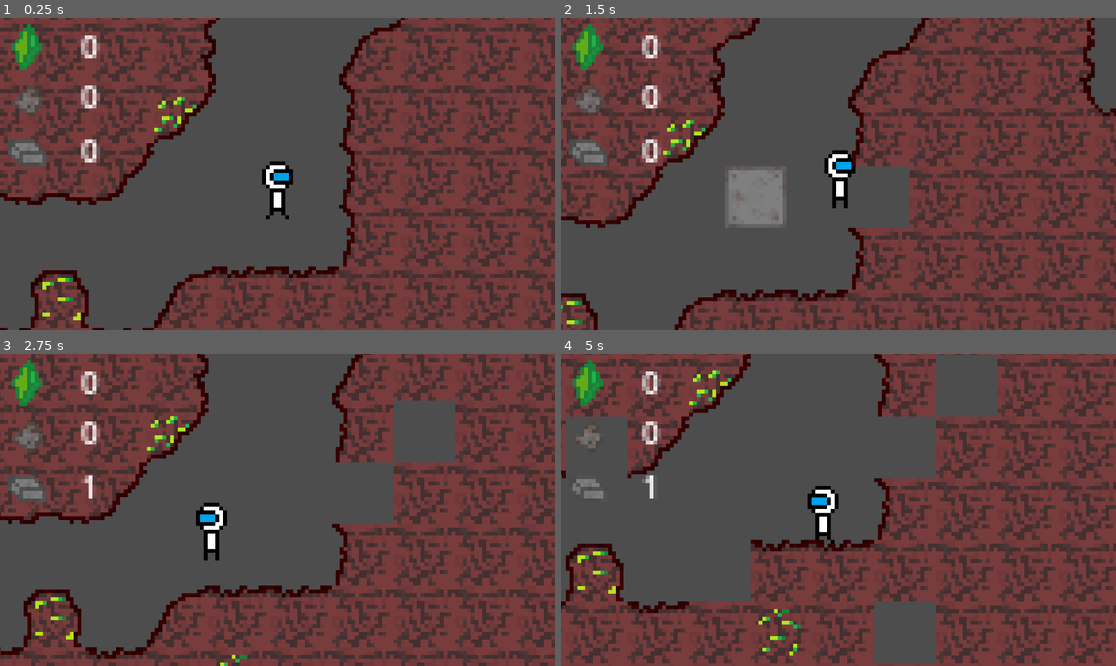
Above: before the commit, frames 1-4 (two rows, left to right).
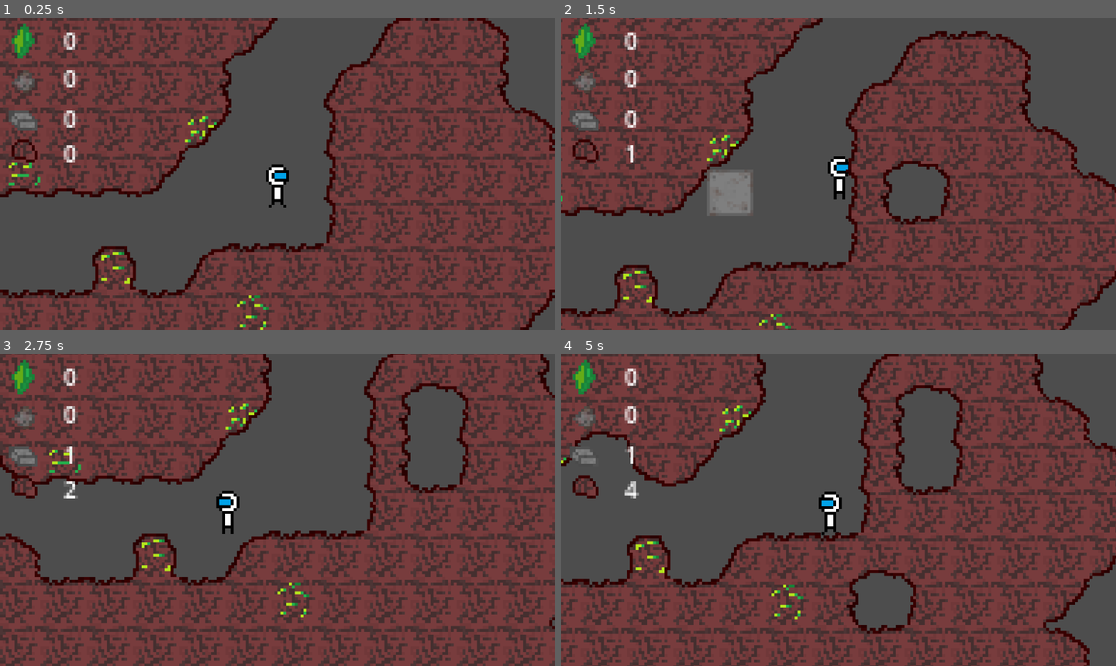
Above: after the commit, the same moments.

Repository: LukyXspacE/gamejam-campfire-prague
Game: Godot game, scene res://Tscenes/main.tscn
Same seed, same stepped clock (60 frames per second), same inputs: the game is played once before the commit and once after it.
Inputs (mouse positions are in pixels of both pictures, inside the frame that each line leads up to):
- Up to frame 1 (0.25 s): no input
- Up to frame 2 (1.5 s): move the mouse to (960, 158) at 0.52 s; hold Right mouse button (Mine) 0.53-1.28 s; hold D (Right) from 0.53 s (still down); tap Space (Jump) at 0.77 s; move the mouse to (727, 189) at 1.27 s; click (727, 189) at 1.35 s
- Up to frame 3 (2.75 s): tap Space (Jump) at 1.52 s; right-click (166, 525) at 1.55 s; move the mouse to (333, 441) at 2.02 s; release D (Right) at 2.03 s; hold A (Left) from 2.03 s (still down); hold Right mouse button (Mine) from 2.03 s (still down)
- Up to frame 4 (5 s): move the mouse to (810, 572) at 2.77 s; release A (Left) at 2.78 s; release Right mouse button (Mine) at 2.78 s; hold D (Right) 2.78-4.28 s; right-click (810, 572) at 2.85 s; tap Space (Jump) at 3.02, 3.77, 4.52 s; move the mouse to (1005, 556) at 3.52 s; press the mouse at (1005, 556) at 3.53 s; right-click (1005, 556) at 3.8 s; move the mouse to (672, 463) at 4.27 s; release the mouse at (672, 463) at 4.28 s; hold A (Left) from 4.28 s (still down); right-click (672, 463) at 4.35 s

The runs differ from the first frame. In frame 1, 44% of the frame differs, in the area x 0-100%, y 0-100%; in frame 2, 47%; in frame 3, 49%; in frame 4, 47%.

Commit message:
Added stone rounding when broen near

Diff:
--- a/Scrpits/inventory.gd
+++ b/Scrpits/inventory.gd
@@ -1,17 +1,22 @@
 extends Node2D
 
 @onready var cam = %Cam
-const OFFSET = Vector2(-73, -41)
+const OFFSET = Vector2(-96, -54)
 
 @onready var uranTxt = $LabelUran
 @onready var ironTxt = $LabelIronCoocke
 @onready var ironRawTxt = $LabeIronRaw
+@onready var rockTxt = $LabelRock
 
 var uranium = 0
 var ironRaw = 0
 var iron = 0
+var rock = 0
 
 func addResource(id):
+	if id == 0:
+		rock += 1
+		rockTxt.text = str(rock)
 	if id == 1:
 		iron += 1
 		ironTxt.text = str(iron)
--- a/Scrpits/map.gd
+++ b/Scrpits/map.gd
@@ -2,6 +2,77 @@
 
 @onready var player = %Player
 @onready var ray = player.get_node("RayCast2D")
+
+func updateBlocks(pos):
+	var upBlockCord = Vector2(pos.x +1, pos.y)
+	var downBlockCord = Vector2(pos.x -1, pos.y)
+	var leftBlockCord = Vector2(pos.x, pos.y -1)
+	var rightBlockCord = Vector2(pos.x, pos.y +1)
+
+	var list = [upBlockCord, downBlockCord, leftBlockCord, rightBlockCord]
+
+	var i = 0
+	while i < 4:
+		var sidesFull = [false, false, false, false]
+
+		var upCord = Vector2(list[i].x, list[i].y -1)
+		var downCord = Vector2(list[i].x, list[i].y +1)
+		var leftCord = Vector2(list[i].x -1, list[i].y)
+		var rightCord = Vector2(list[i].x +1, list[i].y)
+
+		if get_cell_source_id(upCord) != -1:
+			sidesFull[0] = true
+		if get_cell_source_id(downCord) != -1:
+			sidesFull[1] = true
+		if get_cell_source_id(leftCord) != -1:
+			sidesFull[2] = true
+		if get_cell_source_id(rightCord) != -1:
+			sidesFull[3] = true
+
+		var layer = get_cell_source_id(list[i])
+
+		if layer != 1:
+
+			if sidesFull == [false, false, false, false] :
+				set_cell(list[i], layer, Vector2i(0, 3))
+
+			if sidesFull == [true, false, false, false]:
+				set_cell(list[i], layer, Vector2i(3, 0))
+			if sidesFull == [false, true, false, false]:
+				set_cell(list[i], layer, Vector2i(3, 3))
+			if sidesFull == [false, false, true, false]:
+				set_cell(list[i], layer, Vector2i(3, 2))
+			if sidesFull == [false, false, false, true]:
+				set_cell(list[i], layer, Vector2i(3, 1))
+
+			if sidesFull == [true, true, false, false]:
+				set_cell(list[i], layer, Vector2i(1, 3))
+			if sidesFull == [true, false, true, false]:
+				set_cell(list[i], layer, Vector2i(2, 2))
+			if sidesFull == [true, false, false, true]:
+				set_cell(list[i], layer, Vector2i(0, 2))
+
+			if sidesFull == [false, true, true, false]:
+				set_cell(list[i], layer, Vector2i(2, 0))
+			if sidesFull == [false, true, false, true]:
+				set_cell(list[i], layer, Vector2i(0, 0))
+
+			if sidesFull == [true, true, true, false]:
+				set_cell(list[i], layer, Vector2i(2, 1))
+			if sidesFull == [true, true, false, true]:
+				set_cell(list[i], layer, Vector2i(0, 1))
+
+			if sidesFull == [true, false, true, true]:
+				set_cell(list[i], layer, Vector2i(1, 2))
+			if sidesFull == [false, true, true, true]:
+				set_cell(list[i], layer, Vector2i(1, 0))
+
+			if sidesFull == [false, false, true, true]:
+				set_cell(list[i], layer, Vector2i(2, 3))
+			if sidesFull == [true, true, true, true]:
+				set_cell(list[i], layer, Vector2i(1, 1))
+
+		i += 1
 
 func _input(event: InputEvent) -> void:
 
@@ -13,6 +84,8 @@
 		player.addResource(data)
 
 		erase_cell(cell)
+		if get_cell_source_id(cell) != 1:
+			updateBlocks(cell)
 
 	if event.is_action_pressed("Build"):
 		var mouse_pos = get_local_mouse_position()
--- a/Tscenes/inventory.tscn
+++ b/Tscenes/inventory.tscn
@@ -4,6 +4,7 @@
 [ext_resource type="Texture2D" uid="uid://cyhl25r8pqal6" path="res://Assets/uran.png" id="2_xmt1a"]
 [ext_resource type="Texture2D" uid="uid://euoi4f3ljuqa" path="res://Assets/iron_raw.png" id="3_pd81g"]
 [ext_resource type="Texture2D" uid="uid://c6oowf377t3lk" path="res://Assets/iron_smelted.png" id="4_j22fr"]
+[ext_resource type="Texture2D" uid="uid://dbst0pkmtio0u" path="res://Assets/rock_item.png" id="5_pd81g"]
 
 [node name="Inventory" type="Node2D" unique_id=647542133]
 script = ExtResource("1_aoq13")
@@ -19,6 +20,10 @@
 [node name="SpriteIronCoocked" type="Sprite2D" parent="." unique_id=1549871008]
 position = Vector2(8, 35)
 texture = ExtResource("4_j22fr")
+
+[node name="SpriteRock" type="Sprite2D" parent="." unique_id=514490437]
+position = Vector2(8, 47)
+texture = ExtResource("5_pd81g")
 
 [node name="LabelUran" type="Label" parent="." unique_id=476578955]
 offset_left = 22.0
@@ -43,3 +48,11 @@
 offset_bottom = 41.0
 theme_override_font_sizes/font_size = 8
 text = "0"
+
+[node name="LabelRock" type="Label" parent="." unique_id=1899298309]
+offset_left = 22.0
+offset_top = 41.0
+offset_right = 49.0
+offset_bottom = 54.0
+theme_override_font_sizes/font_size = 8
+text = "0"
--- a/Tscenes/player.tscn
+++ b/Tscenes/player.tscn
@@ -49,10 +49,10 @@
 
 [node name="Cam" type="Camera2D" parent="." unique_id=767877867]
 unique_name_in_owner = true
-zoom = Vector2(8, 8)
+zoom = Vector2(6, 6)
 position_smoothing_enabled = true
 
 [node name="Inventory" parent="Cam" unique_id=647542133 instance=ExtResource("3_ronfq")]
 unique_name_in_owner = true
 z_index = 1000
-position = Vector2(-73, -41)
+position = Vector2(-96, -54)
--- a/project.godot
+++ b/project.godot
@@ -18,6 +18,10 @@
 [audio]
 
 buses/default_bus_layout="uid://ct1ml6ok7g1ay"
+
+[display]
+
+window/size/resizable=false
 
 [input]
 
Not shown, added: Assets/bedrock_textures.png.import
